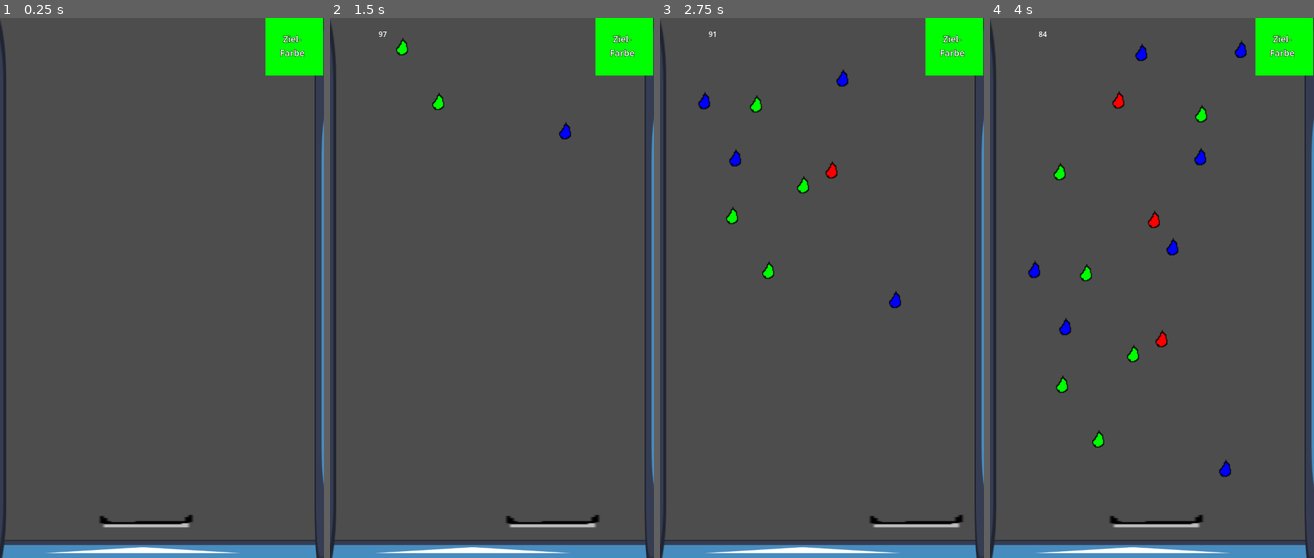
Above: before the commit, frames 1-4 (left to right).
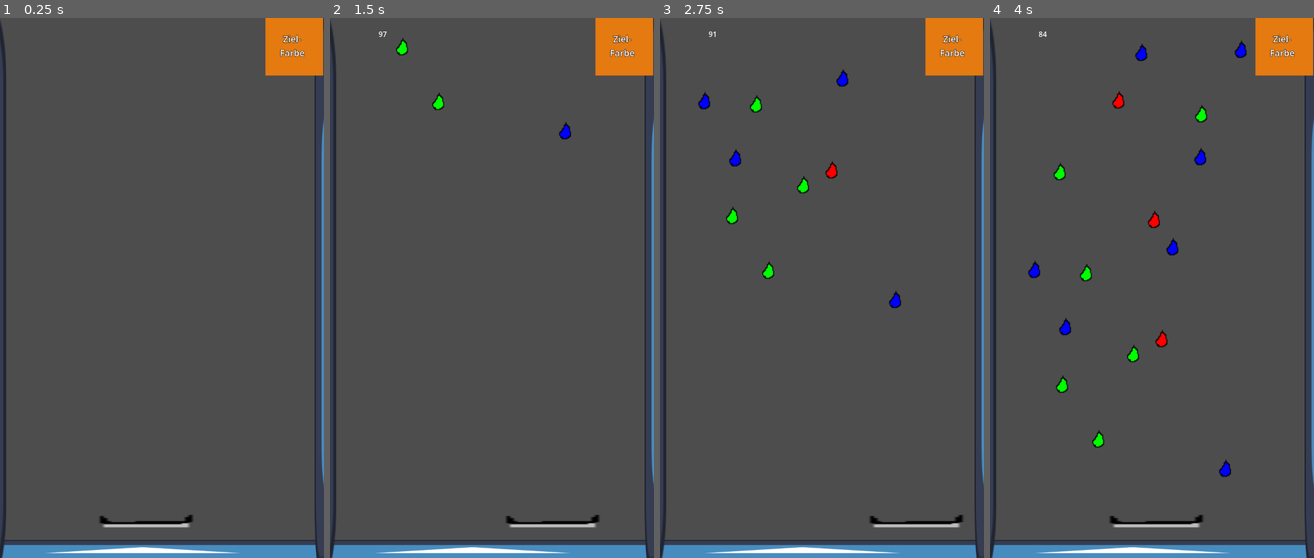
Above: after the commit, the same moments.

Repository: Gellardo/gamejam-farbe-bekennen
Game: Godot game, scene res://game.tscn
Two runs of this game, one before a commit and one after it. Both use one fixed random seed, a clock stepped at 60 frames per second and the inputs below. The engine's default icon, where the game draws it, is replaced by a stand-in: a white triangle on a blue panel in a dark square.
Inputs:
- Up to frame 1 (0.25 s): no input
- Up to frame 2 (1.5 s): tap Enter at 0.5 s; hold Right (right) 0.53-1.28 s; hold Left (left) from 1.28 s (still down)
- Up to frame 3 (2.75 s): release Left (left) at 2.03 s; hold Right (right) from 2.03 s (still down)
- Up to frame 4 (4 s): release Right (right) at 3.53 s; hold Left (left) from 3.53 s (still down)

The runs differ from the first frame. In frame 1, 1.9% of the frame differs, in the area x 81-100%, y 0-11%; in frame 2, 1.9%; in frame 3, 1.9%; in frame 4, 1.9%.

Commit message:
Random starting color and store history of all runs
for science

Diff:
--- a/game.tscn
+++ b/game.tscn
@@ -132,3 +132,4 @@
 
 [node name="HighScoreLabel" type="Label" parent="HUD/GameOverPopup/VBoxContainer" unique_id=347059998]
 layout_mode = 2
+horizontal_alignment = 1
--- a/scripts/round_manager.gd
+++ b/scripts/round_manager.gd
@@ -18,7 +18,7 @@
 
 func start_new_round():
     spawner.init(100, 20)
-    target.color = Color.GREEN
+    target.color = get_random_color()
 
 func trigger_game_end():
     var target_color = target.color
@@ -39,6 +39,12 @@
 func reset():
     get_tree().paused = false
     get_tree().reload_current_scene()
+
+func get_random_color() -> Color:
+    var hue = randf()                             # Full rainbow: 0.0 to 1.0
+    var saturation = randf_range(0.7, 1.0)        # Keeps color rich, avoids gray/white
+    var value = randf_range(0.7, 1.0)             # Keeps color bright, avoids dark sludge
+    return Color.from_hsv(hue, saturation, value, 1.0)
 
 ##############
 # Scoring    #
@@ -93,7 +99,7 @@
 # When round ends, or player reaches the goal gate:
 func evaluate_round(player_color: Color, target_color: Color, label: Label) -> void:
     var result = calculate_color_score(player_color, target_color)
-    var is_high_score = ScoreManager.add_score(result.points, result.accuracy_pct, result.grade)
+    var is_high_score = ScoreManager.add_score(result.points, result.accuracy_pct, result.grade, target_color, player_color)
 
     $HUD/GameOverPopup/VBoxContainer/HBoxContainer/ColorRect.color = player_color
     $HUD/GameOverPopup/VBoxContainer/HBoxContainer/ColorRect2.color = target_color
@@ -105,10 +111,10 @@
     Score: {points}
     Grade: {grade}
     """.format(result)
-    var highscore = ""
+    var highscore = "\n"
     if is_high_score:
         highscore += "high score!!\n"
-    for i in range(ScoreManager.high_scores.size()):
+    for i in range(min(5, ScoreManager.high_scores.size())):
         var entry = ScoreManager.high_scores[i]
         highscore += "#%d  %d pts  (%s - %d%%)\n" % [
             i + 1,
--- a/scripts/score_manager.gd
+++ b/scripts/score_manager.gd
@@ -1,7 +1,7 @@
 extends Node
 
-const SAVE_PATH: String = "user://highscores.json"
-const MAX_SCORES = 5
+const SAVE_PATH: String = "user://history.json"
+const MAX_SCORES = 500
 
 var high_scores = []
 
@@ -38,11 +38,13 @@
     file.store_string(json_string)
     file.close()
 
-func add_score(score: int, accuracy_pct: float, grade: String) -> bool:
+func add_score(score: int, accuracy_pct: float, grade: String, target:Color, player: Color) -> bool:
     var entry = {
         "score": score,
         "accuracy": accuracy_pct,
         "grade": grade,
+        "target": target.to_rgba32(),
+        "player": player.to_rgba32(),
         "timestamp": Time.get_datetime_string_from_system(false, true)
     }
 
